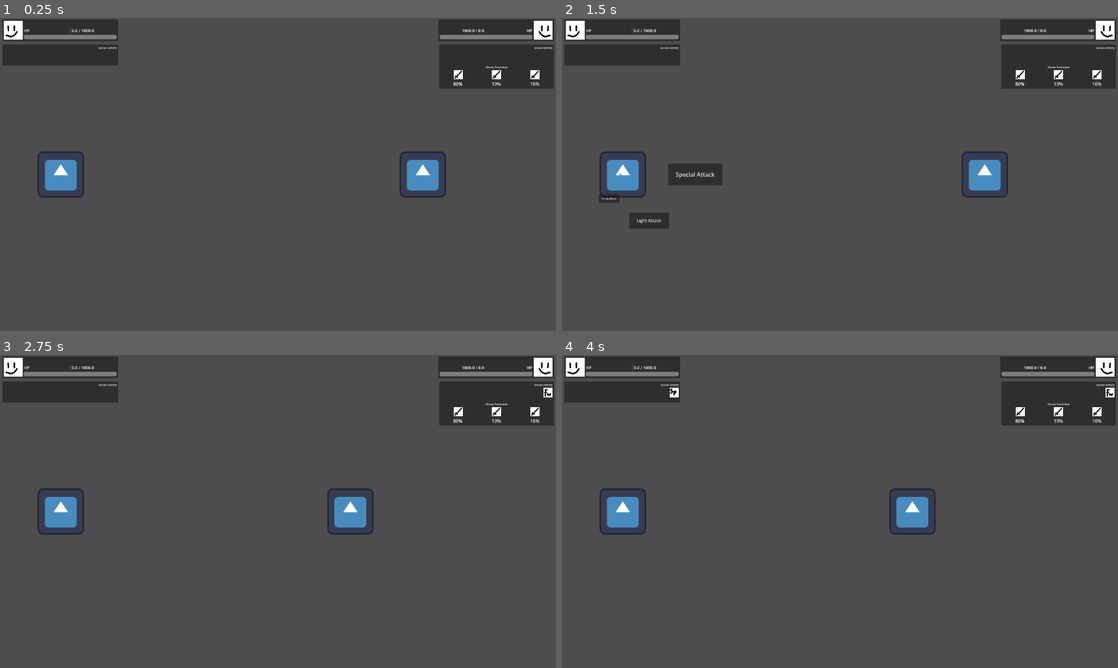
Above: before the commit, frames 1-4 (two rows, left to right).
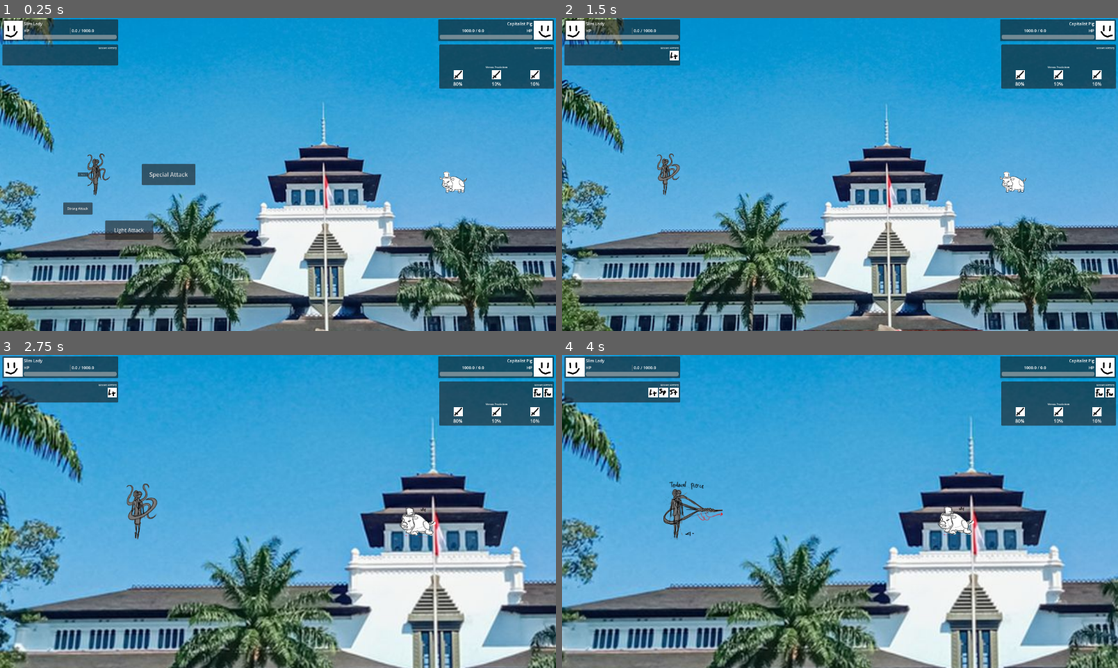
Above: after the commit, the same moments.

Repository: myticalcat/moveset-godot
Game: Godot game, scene res://scene/battle/battle_main.tscn
The game is run twice, just before and just after one commit, with the same random seed, the same clock (stepped at 60 frames per second) and the same inputs. The engine's default icon, where the game draws it, is replaced by a stand-in: a white triangle on a blue panel in a dark square.
Inputs (mouse positions are in pixels of both pictures, inside the frame that each line leads up to):
- Up to frame 1 (0.25 s): no input
- Up to frame 2 (1.5 s): click (701, 233) at 0.5 s, where only the run after the commit has a clickable "Light Attack"; move the mouse to (623, 174) at 1.27 s
- Up to frame 3 (2.75 s): click "Special Attack" at 2 s
- Up to frame 4 (4 s): tap Enter at 2.75 s; move the mouse to (728, 527) at 2.77 s; click (656, 592) at 3.5 s, where only the run after the commit has a clickable "Strong Attack"

The runs differ from the first frame. In frame 1, 95% of the frame differs, in the area x 0-100%, y 0-100%; in frame 2, 95%; in frame 3, 96%; in frame 4, 96%.

Commit message:
add characters and camera movement

Diff:
--- a/scene/battle/battle_main.tscn
+++ b/scene/battle/battle_main.tscn
@@ -1,26 +1,30 @@
 [gd_scene format=3 uid="uid://ri0faykq6n2e"]
 
 [ext_resource type="Script" uid="uid://i5in0kmay6tq" path="res://scene/battle/battle_manager.gd" id="1_hfrix"]
+[ext_resource type="Texture2D" uid="uid://d1jq7j81sxcdn" path="res://assets/64d87d100ad37.jpg" id="2_2rfxa"]
+[ext_resource type="PackedScene" uid="uid://bxwbnahqio4d0" path="res://scripts/characters/instances/cap_pig.tscn" id="3_hfrix"]
 [ext_resource type="PackedScene" uid="uid://ckmfcp604fw20" path="res://scene/battle/ui_battle.tscn" id="4_2rfxa"]
-[ext_resource type="PackedScene" uid="uid://64tnpm6qyy60" path="res://scripts/characters/character.tscn" id="4_onrr4"]
+[ext_resource type="PackedScene" uid="uid://b77ogv4ikruo5" path="res://scripts/characters/instances/slim_lady.tscn" id="5_onrr4"]
 
 [node name="BattleMain" type="Node2D" unique_id=1131230524 node_paths=PackedStringArray("camera", "player", "enemy", "ui")]
 script = ExtResource("1_hfrix")
 camera = NodePath("Camera2D")
-player = NodePath("Player")
-enemy = NodePath("Character2")
+player = NodePath("SlimLady")
+enemy = NodePath("CapitalistPig")
 ui = NodePath("UIBattle")
 
+[node name="64d87d100Ad37" type="Sprite2D" parent="." unique_id=352541263]
+scale = Vector2(2, 2)
+texture = ExtResource("2_2rfxa")
+
 [node name="Camera2D" type="Camera2D" parent="." unique_id=1996028079]
-zoom = Vector2(0.75, 0.75)
-
-[node name="Player" parent="." unique_id=362625524 instance=ExtResource("4_onrr4")]
-prefered_position = 2
-
-[node name="Character2" parent="." unique_id=1624971502 instance=ExtResource("4_onrr4")]
-position = Vector2(-984, -52)
-prefered_position = 2
 
 [node name="UIBattle" parent="." unique_id=1112870766 node_paths=PackedStringArray("next_pred_cl", "next_pred_tx") instance=ExtResource("4_2rfxa")]
 next_pred_cl = []
 next_pred_tx = []
+
+[node name="CapitalistPig" parent="." unique_id=362625524 instance=ExtResource("3_hfrix")]
+position = Vector2(-861, -43)
+
+[node name="SlimLady" parent="." unique_id=366933118 instance=ExtResource("5_onrr4")]
+position = Vector2(-774, 426)
--- a/scene/battle/battle_manager.gd
+++ b/scene/battle/battle_manager.gd
@@ -14,6 +14,8 @@
 @export var wait_time_between := 1.0
 var character_pos : Dictionary = {}
 var _move_tweens : Dictionary = {}
+var _camera_tween: Tween
+var _impact_tween: Tween
 
 var arena_mid_point : Array[int] = [
 	-1000,
@@ -58,6 +60,7 @@
 	player.global_position = Vector2(arena_mid_point[character_pos[player]], 0)
 	enemy.global_position = Vector2(arena_mid_point[character_pos[enemy]], 0)
 
+	_update_camera()
 	start_round()
 
 func start_round():
@@ -103,7 +106,7 @@
 
 
 func resolve_moves(actor : Character, subject : Character, mv : Moves.Types, subject_mv : Moves.Types, moved_first : bool):
-	if mv == Moves.Types.STAGGER:
+	if mv == Moves.Types.STAGGER or actor.is_staggered:
 		return
 
 	actor.add_to_history(mv)
@@ -124,11 +127,41 @@
 		print("parry")
 		resolve_parry(actor, subject, subject_mv, moved_first)
 
-func resolve_parry(_actor : Character, subject : Character, subject_mv : Moves.Types, moved_first : bool):
+func _camera_impact(actor: Character) -> void:
+	var dir := 1.0 if actor.side == Character.Direction.LEFT else -1.0
+	var impact_pos := Vector2(camera.position.x + dir * 60.0, camera.position.y)
+
+	if _impact_tween:
+		_impact_tween.kill()
+	_impact_tween = create_tween()
+	_impact_tween.tween_property(camera, "position", impact_pos, 0.08) \
+		.set_trans(Tween.TRANS_EXPO).set_ease(Tween.EASE_OUT)
+	for i in 4:
+		var shake := impact_pos + Vector2(randf_range(-18.0, 18.0), randf_range(-10.0, 10.0))
+		_impact_tween.tween_property(camera, "position", shake, 0.05)
+	var p1_x := float(arena_mid_point[character_pos[player]])
+	var p2_x := float(arena_mid_point[character_pos[enemy]])
+	var mid_x := (p1_x + p2_x) / 2.0
+	_impact_tween.tween_property(camera, "position", Vector2(mid_x, camera.position.y), 0.5) \
+		.set_trans(Tween.TRANS_SINE).set_ease(Tween.EASE_IN_OUT)
+
+func _apply_sprite(actor: Character, sprites: Array, offsets: Array, index: int) -> void:
+	actor.texture = sprites[index]
+	if len(offsets) != 0:
+		var off: Vector2 = offsets[index]
+		actor.offset = Vector2(-off.x if actor.flip_h else off.x, off.y)
+	else:
+		actor.offset = actor.default_offset
+
+func resolve_parry(actor : Character, subject : Character, subject_mv : Moves.Types, moved_first : bool):
+	_apply_sprite(actor, actor.parry_atk_sprite, actor.parry_atk_offset, -1)
+
 	if moved_first and subject_mv == Moves.Types.LIGHT_ATK:
 		subject.is_staggered = true
 
 func resolve_light_attack(actor : Character, subject : Character):
+	_apply_sprite(actor, actor.light_atk_sprite, actor.light_atk_offset, 0)
+
 	var attack_range = actor.light_atk_range
 	var conditions : Array[Condition] = []
 	conditions.append_array(actor.conditions)
@@ -146,7 +179,12 @@
 
 		subject.take_damage(damage)
 
+	_apply_sprite(actor, actor.light_atk_sprite, actor.light_atk_offset, -1)
+	_camera_impact(actor)
+
 func resolve_strong_attack(actor : Character, subject : Character):
+	_apply_sprite(actor, actor.strong_atk_sprite, actor.strong_atk_offset, 0)
+
 	var attack_range = actor.strong_atk_range
 	var conditions : Array[Condition] = []
 	conditions.append_array(actor.conditions)
@@ -164,6 +202,9 @@
 
 		subject.take_damage(damage)
 
+	_apply_sprite(actor, actor.strong_atk_sprite, actor.strong_atk_offset, -1)
+	_camera_impact(actor)
+
 func resolves_number(base : float, active_type : Array[Condition.ACTV_TYPE], conditions : Array[Condition]) -> float:
 	conditions.sort_custom(func (a : Condition ,b : Condition) : return a.priority > b.priority)
 	var old = base
@@ -195,14 +236,22 @@
 	var movement : int
 
 	if mv == Moves.Types.BACK_MV:
+
+		_apply_sprite(actor, actor.backward_sprite, actor.backward_offset, -1)
+
 		movement = actor.get_movement_backward()
+
 	if mv == Moves.Types.FORW_MV:
+
+		_apply_sprite(actor, actor.forward_sprite, actor.forward_offset, -1)
+
 		movement = actor.get_movement_forward()
 
 	var move_to = character_pos[actor] + movement
 	move_to = min(max(move_to, 0), arena_size)
 
 	character_pos[actor] = move_to
+	_update_camera()
 
 	if character_pos[player] > character_pos[enemy]:
 		player.side = Character.Direction.RIGHT
@@ -217,6 +266,7 @@
 	_move_tweens[actor] = tween
 	tween.tween_property(actor, "global_position", Vector2(arena_mid_point[move_to], 0), 0.3)\
 		.set_trans(Tween.TRANS_SINE).set_ease(Tween.EASE_IN_OUT)
+	_update_camera()
 
 
 func speed(c : Character, move : Moves.Types) -> float:
@@ -242,3 +292,21 @@
 
 func get_distance_char() -> int:
 	return abs(character_pos[player] - character_pos[enemy])
+
+
+func _update_camera() -> void:
+	var p1_x := float(arena_mid_point[character_pos[player]])
+	var p2_x := float(arena_mid_point[character_pos[enemy]])
+	var mid_x := (p1_x + p2_x) / 2.0
+	var dist = abs(p1_x - p2_x)
+
+	var viewport_width := get_viewport().get_visible_rect().size.x
+	var target_zoom: float = clampf(viewport_width / (dist + 600.0), 0.4, 1)
+
+	if _camera_tween:
+		_camera_tween.kill()
+	_camera_tween = create_tween().set_parallel(true)
+	_camera_tween.tween_property(camera, "position", Vector2(mid_x, camera.position.y), 0.3) \
+		.set_trans(Tween.TRANS_SINE).set_ease(Tween.EASE_IN_OUT)
+	_camera_tween.tween_property(camera, "zoom", Vector2(target_zoom, target_zoom), 0.3) \
+		.set_trans(Tween.TRANS_SINE).set_ease(Tween.EASE_IN_OUT)
--- a/scripts/characters/character.gd
+++ b/scripts/characters/character.gd
@@ -16,7 +16,7 @@
 	RIGHT,
 }
 
-@export var is_interactive: bool = false:
+@export var is_interactive: bool = true:
 	set(v):
 		if v == false:
 			collision.queue_free()
@@ -33,8 +33,8 @@
 				btn.mouse_entered.connect(_cancel_hide)
 				btn.mouse_exited.connect(_schedule_hide)
 			collision.shape.radius = self.texture.get_width() * 3.0 / 4
-			mouse_area.mouse_entered.connect(_fan_out)
-			mouse_area.mouse_exited.connect(_schedule_hide)
+			mouse_area.mouse_entered.connect(func(): _in_main_area = true; _fan_out())
+			mouse_area.mouse_exited.connect(func(): _in_main_area = false; _schedule_hide())
 			special_atk_btn.pressed.connect(func(): move_chosen.emit(Moves.Types.SPECIAL_ATK))
 			light_atk_btn.pressed.connect(func(): move_chosen.emit(Moves.Types.LIGHT_ATK))
 			strong_atk_btn.pressed.connect(func(): move_chosen.emit(Moves.Types.STRONG_ATK))
@@ -44,14 +44,14 @@
 
 		is_interactive = v
 
-@export var collision: CollisionShape2D
-@export var mouse_area: Area2D
-@export var special_atk_btn: Button
-@export var light_atk_btn: Button
-@export var strong_atk_btn: Button
-@export var parry_btn: Button
-@export var move_forward_btn: Button
-@export var move_backward_btn: Button
+@onready var collision: CollisionShape2D = $Area2D/CollisionShape2D
+@onready var mouse_area: Area2D = $Area2D
+@onready var special_atk_btn: Button = $"Special Attack"
+@onready var light_atk_btn: Button = $LightAtk
+@onready var strong_atk_btn: Button = $"Strong Attack"
+@onready var parry_btn: Button = $Parry
+@onready var move_forward_btn: Button = $"Move Forward"
+@onready var move_backward_btn: Button = $"Move Backward"
 
 var turn_off := false
 var _tween: Tween
@@ -59,25 +59,26 @@
 var _fanned_out := false
 var _fan_hiding := false
 var _enable := false
+var _in_main_area := false
+var _hide_id := 0
 
 const RADIUS = 200.0
 
-var char_name: String
-
-@export var prefered_position: int = 0
+@export var char_name: String
+
 
 var is_staggered := false
 var is_dead := false
 
-@export var sprite_dict: Dictionary = {
-	Moves.Types.LIGHT_ATK: [],
-	Moves.Types.STRONG_ATK: [],
-	Moves.Types.SPECIAL_ATK: [],
-	Moves.Types.PARRY: [],
-	Moves.Types.FORW_MV: [],
-	Moves.Types.BACK_MV: [],
-	Moves.Types.STAGGER: [],
-}
+@export_category('sprite')
+@export var light_atk_sprite : Array[Texture2D] = []
+@export var strong_atk_sprite : Array[Texture2D] = []
+@export var special_atk_sprite : Array[Texture2D] = []
+@export var parry_atk_sprite : Array[Texture2D] = []
+@export var forward_sprite : Array[Texture2D] = []
+@export var backward_sprite : Array[Texture2D] = []
+@export var idle_sprite : Array[Texture2D] = []
+@export var stagger_sprite : Array[Texture2D] = []
 
 var max_health_point: float
 var health_point: float
@@ -85,39 +86,40 @@
 var chipset: Chipset
 var conditions: Array[Condition] = []
 
+@export_category('stat')
 @export var agi_stat: float = 0.0
 @export var str_stat: float = 0.0
 @export var int_stat: float = 0.0
 
+@export var prefered_position: int = 2
+
 @export var light_atk_range: int = 0
 @export var strong_atk_range: int = 0
 @export var move_range: int = 1
 
+@export_category('offset')
+@export var light_atk_offset : Array[Vector2] = []
+@export var strong_atk_offset : Array[Vector2] = []
+@export var special_atk_offset : Array[Vector2] = []
+@export var parry_atk_offset : Array[Vector2] = []
+@export var forward_offset : Array[Vector2] = []
+@export var backward_offset : Array[Vector2] = []
+@export var idle_offset : Array[Vector2] = []
+@export var stagger_offset : Array[Vector2] = []
+var default_offset : Vector2
+
+
 var side: Direction:
 	set(dir):
 		_side = dir
-		flip_h = dir == Direction.LEFT
+		flip_h = dir == Direction.RIGHT
 	get: return _side
-var _side := Direction.RIGHT
+var _side := Direction.LEFT
 
 
 func _ready() -> void:
-	if not is_interactive:
-		return
-	for btn in _buttons():
-		btn.visible = false
-		btn.mouse_entered.connect(_cancel_hide)
-		btn.mouse_exited.connect(_schedule_hide)
-	collision.shape.radius = self.texture.get_width() * 3.0 / 4
-	mouse_area.mouse_entered.connect(_fan_out)
-	mouse_area.mouse_exited.connect(_schedule_hide)
-	special_atk_btn.pressed.connect(func(): move_chosen.emit(Moves.Types.SPECIAL_ATK))
-	light_atk_btn.pressed.connect(func(): move_chosen.emit(Moves.Types.LIGHT_ATK))
-	strong_atk_btn.pressed.connect(func(): move_chosen.emit(Moves.Types.STRONG_ATK))
-	parry_btn.pressed.connect(func(): move_chosen.emit(Moves.Types.PARRY))
-	move_forward_btn.pressed.connect(func(): move_chosen.emit(Moves.Types.FORW_MV))
-	move_backward_btn.pressed.connect(func(): move_chosen.emit(Moves.Types.BACK_MV))
-
+	self.default_offset = self.offset
+	self.texture = idle_sprite[0]
 
 func execute_special_attack(_o: Character, _bm: BattleManager):
 	pass
@@ -148,6 +150,7 @@
 func query_move(_opponent_history: Array[Moves.Types], _distance_to_opp: int) -> Moves.Types:
 	if is_interactive:
 		turn_on_button()
+		_fan_out()
 		return await query_for_input()
 	return Moves.Types.FORW_MV
 
@@ -178,11 +181,14 @@
 func _cancel_hide() -> void:
 	_hiding = false
 	_fan_hiding = false
+	_hide_id += 1
 
 func _schedule_hide() -> void:
 	_hiding = true
-	await get_tree().create_timer(0.4).timeout
-	if _hiding and not _fan_hiding:
+	_hide_id += 1
+	var my_id := _hide_id
+	await get_tree().create_timer(0.3).timeout
+	if _hiding and not _fan_hiding and my_id == _hide_id and not _in_main_area:
 		_fan_hide()
 
 func _fan_out() -> void:
@@ -196,7 +202,7 @@
 		_tween.kill()
 	_tween = create_tween().set_parallel(true)
 	var buttons := _buttons()
-	collision.shape.radius = RADIUS + buttons[0].size.length() / 2.0
+	collision.shape.radius = (RADIUS + buttons[0].size.length() / 2.0) + 100
 	for i in buttons.size():
 		var angle := i * (TAU / buttons.size())
 		var target := (Vector2(cos(angle), sin(angle)) * RADIUS) - buttons[i].size / 2.0
--- a/scripts/characters/character.tscn
+++ b/scripts/characters/character.tscn
@@ -1,22 +1,14 @@
 [gd_scene format=3 uid="uid://64tnpm6qyy60"]
 
 [ext_resource type="Texture2D" uid="uid://djyc2t1o7cnfr" path="res://icon.svg" id="1_03xi6"]
-[ext_resource type="Script" uid="uid://b2vcmnou3sxhv" path="res://scripts/characters/character.gd" id="2_ay4uy"]
+[ext_resource type="Script" uid="uid://dm74eseuc8xab" path="res://scripts/characters/character.gd" id="2_ay4uy"]
 
 [sub_resource type="CircleShape2D" id="CircleShape2D_ay4uy"]
 radius = 83.21658
 
-[node name="Character" type="Sprite2D" unique_id=362625524 node_paths=PackedStringArray("collision", "mouse_area", "special_atk_btn", "light_atk_btn", "strong_atk_btn", "parry_btn", "move_forward_btn", "move_backward_btn")]
+[node name="Character" type="Sprite2D" unique_id=362625524]
 texture = ExtResource("1_03xi6")
 script = ExtResource("2_ay4uy")
-collision = NodePath("Area2D/CollisionShape2D")
-mouse_area = NodePath("Area2D")
-special_atk_btn = NodePath("Special Attack")
-light_atk_btn = NodePath("LightAtk")
-strong_atk_btn = NodePath("Strong Attack")
-parry_btn = NodePath("Parry")
-move_forward_btn = NodePath("Move Forward")
-move_backward_btn = NodePath("Move Backward")
 
 [node name="Area2D" type="Area2D" parent="." unique_id=1186869658]
 
--- /dev/null
+++ b/scripts/characters/instances/cap_pig.gd
@@ -0,0 +1,3 @@
+extends Character
+
+class_name CapPig
--- /dev/null
+++ b/scripts/characters/instances/cap_pig.tscn
@@ -0,0 +1,79 @@
+[gd_scene format=3 uid="uid://bxwbnahqio4d0"]
+
+[ext_resource type="Texture2D" uid="uid://cke82cbm6opt1" path="res://assets/characters/cap-pig/cap pig idle.png" id="1_vwlfu"]
+[ext_resource type="Script" uid="uid://bd8hgcm4a03do" path="res://scripts/characters/instances/cap_pig.gd" id="2_r87sc"]
+[ext_resource type="Texture2D" uid="uid://br8h1rfnckg2u" path="res://assets/characters/cap-pig/cap pig light attack.png" id="3_e2npv"]
+[ext_resource type="Texture2D" uid="uid://cai4qq5oe0jxs" path="res://assets/characters/cap-pig/cap pig heavy attack.png" id="4_h507u"]
+[ext_resource type="Texture2D" uid="uid://gqaxqqr17uph" path="res://assets/characters/cap-pig/cap pig special attack.png" id="5_uthjb"]
+[ext_resource type="Texture2D" uid="uid://dtvcxqjsfkr4q" path="res://assets/characters/cap-pig/cap pig counter.png" id="6_qejc6"]
+[ext_resource type="Texture2D" uid="uid://djgnwlw1cmmrm" path="res://assets/characters/cap-pig/cap pig mv forward.png" id="7_1b1yd"]
+[ext_resource type="Texture2D" uid="uid://18y780fs3cd5" path="res://assets/characters/cap-pig/cap pig mv back.png" id="8_585to"]
+[ext_resource type="Texture2D" uid="uid://crok28885001k" path="res://assets/characters/cap-pig/cap pig get hit.png" id="9_32aab"]
+
+[sub_resource type="CircleShape2D" id="CircleShape2D_ay4uy"]
+radius = 83.21658
+
+[node name="CapitalistPig" type="Sprite2D" unique_id=362625524]
+texture = ExtResource("1_vwlfu")
+script = ExtResource("2_r87sc")
+char_name = "Capitalist Pig"
+light_atk_sprite = Array[Texture2D]([ExtResource("3_e2npv")])
+strong_atk_sprite = Array[Texture2D]([ExtResource("4_h507u")])
+special_atk_sprite = Array[Texture2D]([ExtResource("5_uthjb")])
+parry_atk_sprite = Array[Texture2D]([ExtResource("6_qejc6")])
+forward_sprite = Array[Texture2D]([ExtResource("7_1b1yd")])
+backward_sprite = Array[Texture2D]([ExtResource("8_585to")])
+idle_sprite = Array[Texture2D]([ExtResource("1_vwlfu")])
+stagger_sprite = Array[Texture2D]([ExtResource("9_32aab")])
+
+[node name="Area2D" type="Area2D" parent="." unique_id=1186869658]
+
+[node name="CollisionShape2D" type="CollisionShape2D" parent="Area2D" unique_id=1337591064]
+shape = SubResource("CircleShape2D_ay4uy")
+
+[node name="LightAtk" type="Button" parent="." unique_id=1641766367]
+z_index = 1
+offset_left = 114.0
+offset_top = -30.0
+offset_right = 264.0
+offset_bottom = 30.0
+mouse_filter = 1
+text = "Light Attack"
+
+[node name="Special Attack" type="Button" parent="." unique_id=1497040055]
+z_index = 1
+offset_top = 100.0
+offset_right = 150.0
+offset_bottom = 160.0
+text = "Special Attack"
+
+[node name="Strong Attack" type="Button" parent="." unique_id=663484649]
+z_index = 1
+offset_top = -181.0
+offset_right = 150.0
+offset_bottom = -121.0
+text = "Strong Attack"
+
+[node name="Parry" type="Button" parent="." unique_id=2062538806]
+z_index = 1
+offset_left = -202.0
+offset_top = -181.0
+offset_right = -52.0
+offset_bottom = -121.0
+text = "Parry"
+
+[node name="Move Forward" type="Button" parent="." unique_id=1916192158]
+z_index = 1
+offset_left = -363.0
+offset_top = -93.0
+offset_right = -213.0
+offset_bottom = -33.0
+text = "Move Forward"
+
+[node name="Move Backward" type="Button" parent="." unique_id=1833445160]
+z_index = 1
+offset_left = -250.0
+offset_top = 61.0
+offset_right = -100.0
+offset_bottom = 121.0
+text = "Move Backward"
--- /dev/null
+++ b/scripts/characters/instances/slim_lady.gd
@@ -0,0 +1,3 @@
+extends Character
+
+class_name SlimLady
--- /dev/null
+++ b/scripts/characters/instances/slim_lady.tscn
@@ -0,0 +1,86 @@
+[gd_scene format=3 uid="uid://b77ogv4ikruo5"]
+
+[ext_resource type="Texture2D" uid="uid://b5id12fsmuiwq" path="res://assets/characters/slim-lady/slim_lady_heavy.png" id="1_4iolv"]
+[ext_resource type="Script" uid="uid://bx4bd6yvm1sg" path="res://scripts/characters/instances/slim_lady.gd" id="2_ot63u"]
+[ext_resource type="Texture2D" uid="uid://patwxojx8orn" path="res://assets/characters/slim-lady/slim_lady_light.png" id="3_qikhw"]
+[ext_resource type="Texture2D" uid="uid://deg4345t74gy2" path="res://assets/characters/slim-lady/slim_lady_special.png" id="4_lbqtu"]
+[ext_resource type="Texture2D" uid="uid://bmay3svqg2occ" path="res://assets/characters/slim-lady/slim_lady_parry.png" id="5_lthf4"]
+[ext_resource type="Texture2D" uid="uid://bqvwfexl7v8tp" path="res://assets/characters/slim-lady/slim_lady_forward.png" id="6_sdju5"]
+[ext_resource type="Texture2D" uid="uid://2wljtaabneca" path="res://assets/characters/slim-lady/slim_lady_backward.png" id="7_hja7u"]
+[ext_resource type="Texture2D" uid="uid://bqwadryc780ad" path="res://assets/characters/slim-lady/slim_lady_idle.png" id="8_bxbhw"]
+[ext_resource type="Texture2D" uid="uid://c6b6pc2ynybe" path="res://assets/characters/slim-lady/slim_lady_stagger.png" id="9_4qbrh"]
+
+[sub_resource type="CircleShape2D" id="CircleShape2D_ay4uy"]
+radius = 83.21658
+
+[node name="SlimLady" type="Sprite2D" unique_id=362625524]
+texture = ExtResource("1_4iolv")
+script = ExtResource("2_ot63u")
+char_name = "Slim Lady"
+light_atk_sprite = Array[Texture2D]([ExtResource("3_qikhw")])
+strong_atk_sprite = Array[Texture2D]([ExtResource("1_4iolv")])
+special_atk_sprite = Array[Texture2D]([ExtResource("4_lbqtu")])
+parry_atk_sprite = Array[Texture2D]([ExtResource("5_lthf4")])
+forward_sprite = Array[Texture2D]([ExtResource("6_sdju5")])
+backward_sprite = Array[Texture2D]([ExtResource("7_hja7u")])
+idle_sprite = Array[Texture2D]([ExtResource("8_bxbhw")])
+stagger_sprite = Array[Texture2D]([ExtResource("9_4qbrh")])
+strong_atk_offset = Array[Vector2]([Vector2(34, 0)])
+
+[node name="Area2D" type="Area2D" parent="." unique_id=1186869658]
+
+[node name="CollisionShape2D" type="CollisionShape2D" parent="Area2D" unique_id=1337591064]
+shape = SubResource("CircleShape2D_ay4uy")
+
+[node name="LightAtk" type="Button" parent="." unique_id=1641766367]
+visible = false
+z_index = 1
+offset_left = 114.0
+offset_top = -30.0
+offset_right = 264.0
+offset_bottom = 30.0
+mouse_filter = 1
+text = "Light Attack"
+
+[node name="Special Attack" type="Button" parent="." unique_id=1497040055]
+visible = false
+z_index = 1
+offset_top = 100.0
+offset_right = 150.0
+offset_bottom = 160.0
+text = "Special Attack"
+
+[node name="Strong Attack" type="Button" parent="." unique_id=663484649]
+visible = false
+z_index = 1
+offset_top = -181.0
+offset_right = 150.0
+offset_bottom = -121.0
+text = "Strong Attack"
+
+[node name="Parry" type="Button" parent="." unique_id=2062538806]
+visible = false
+z_index = 1
+offset_left = -202.0
+offset_top = -181.0
+offset_right = -52.0
+offset_bottom = -121.0
+text = "Parry"
+
+[node name="Move Forward" type="Button" parent="." unique_id=1916192158]
+visible = false
+z_index = 1
+offset_left = -363.0
+offset_top = -93.0
+offset_right = -213.0
+offset_bottom = -33.0
+text = "Move Forward"
+
+[node name="Move Backward" type="Button" parent="." unique_id=1833445160]
+visible = false
+z_index = 1
+offset_left = -250.0
+offset_top = 61.0
+offset_right = -100.0
+offset_bottom = 121.0
+text = "Move Backward"
Binary file added: assets/64d87d100ad37.jpg
Not shown, added: assets/64d87d100ad37.jpg.import
Binary file added: assets/characters/cap-pig/cap pig counter.png
Not shown, added: assets/characters/cap-pig/cap pig counter.png.import
Binary file added: assets/characters/cap-pig/cap pig get hit.png
Not shown, added: assets/characters/cap-pig/cap pig get hit.png.import
Binary file added: assets/characters/cap-pig/cap pig heavy attack.png
Not shown, added: assets/characters/cap-pig/cap pig heavy attack.png.import
Binary file added: assets/characters/cap-pig/cap pig idle.png
Not shown, added: assets/characters/cap-pig/cap pig idle.png.import
Binary file added: assets/characters/cap-pig/cap pig light attack.png
Not shown, added: assets/characters/cap-pig/cap pig light attack.png.import
(and 26 more such lines)
